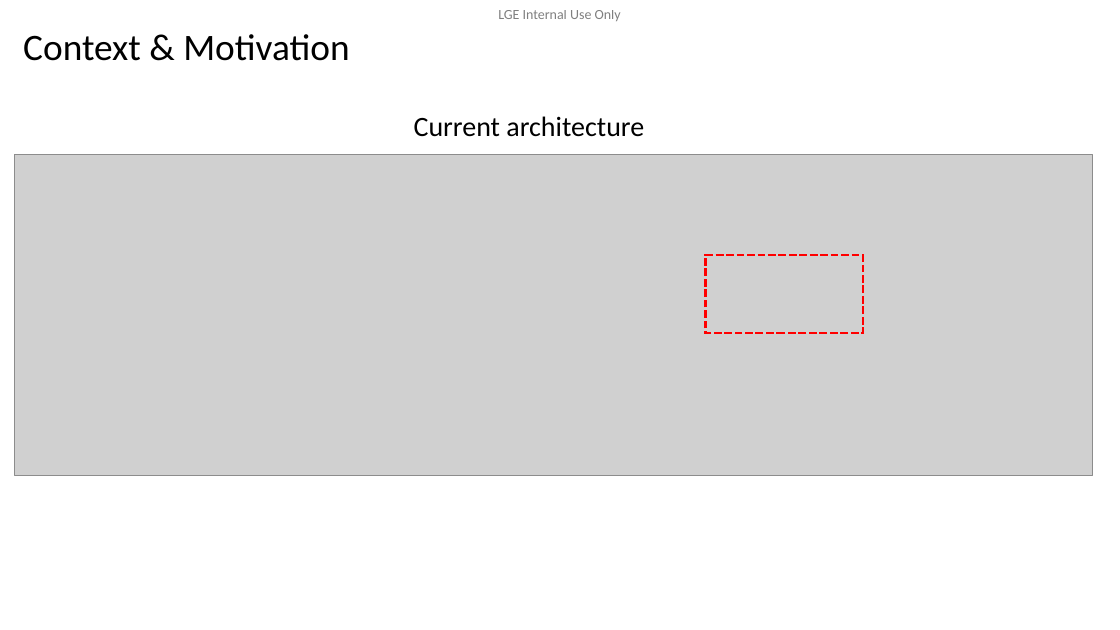
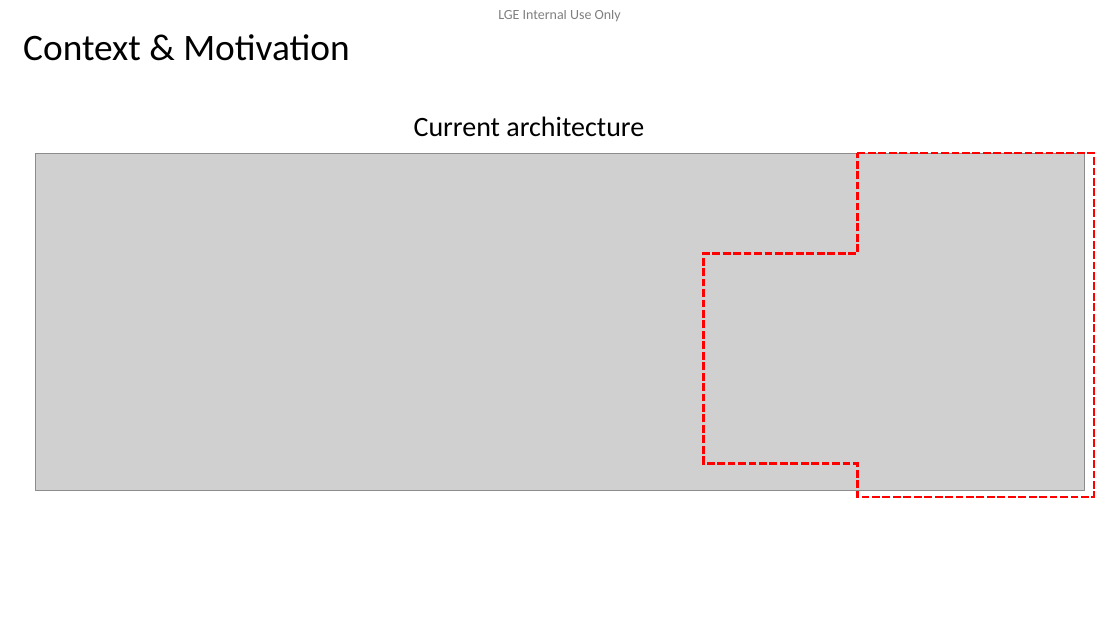
Before and after one commit to btqt/fe, a slide deck: slide 3 of design/FE_phi.vu_Design of Secure Remote Diag on Container Separation Architecture_3rd.pptx. Drawn at 1120x630 pixels with LibreOffice and Linux fonts; fonts in the diff are those of the drawing; grey boxes stand for pictures; background and template pictures are left out. Boxes give left, top, right and bottom in pixels: in the first picture for what was removed or moved away, otherwise in the second. Text is boxed around its words. In the diff, an @@ line names an element or a change of style, - is before the commit and + after.

```diff
--- a/design/FE_phi.vu_Design of Secure Remote Diag on Container Separation Architecture_3rd.pptx
+++ b/design/FE_phi.vu_Design of Secure Remote Diag on Container Separation Architecture_3rd.pptx
@@ picture: place and size @@
-picture at (15, 155, 1094, 476)
+picture at (35, 153, 1085, 490)
@@ freeform shape added at (704, 153, 1094, 497), outline #FF0000 2.25 pt dashed @@
@@ rectangle removed at (706, 255, 864, 334) @@
```
Also in this commit, not shown: 6 other slides changed, 2 slides added, 1 slide removed, 1 other file.
